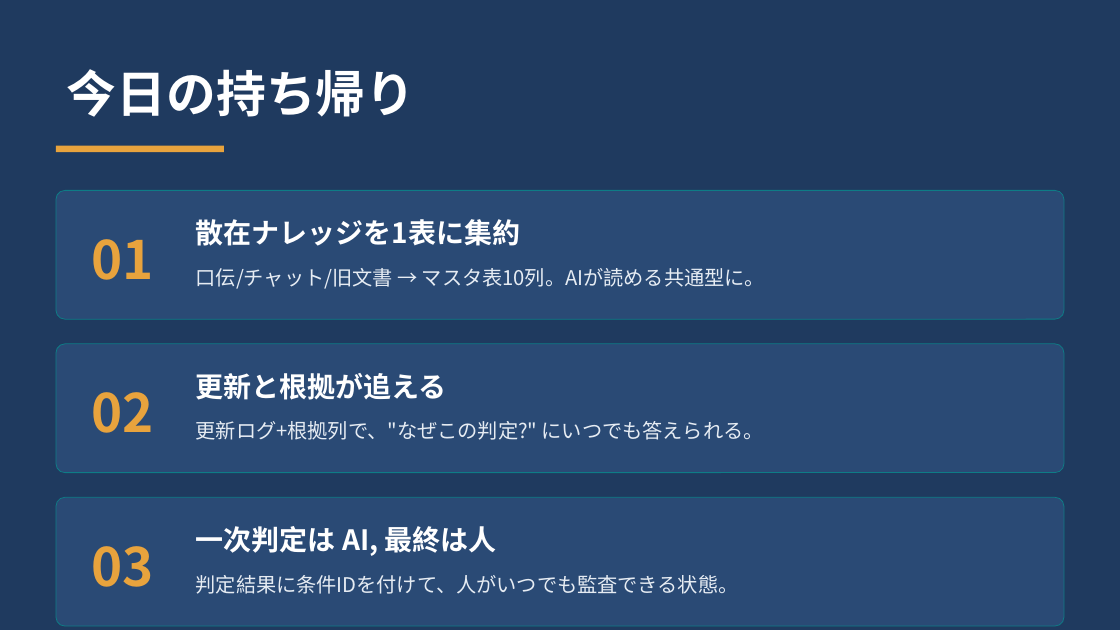
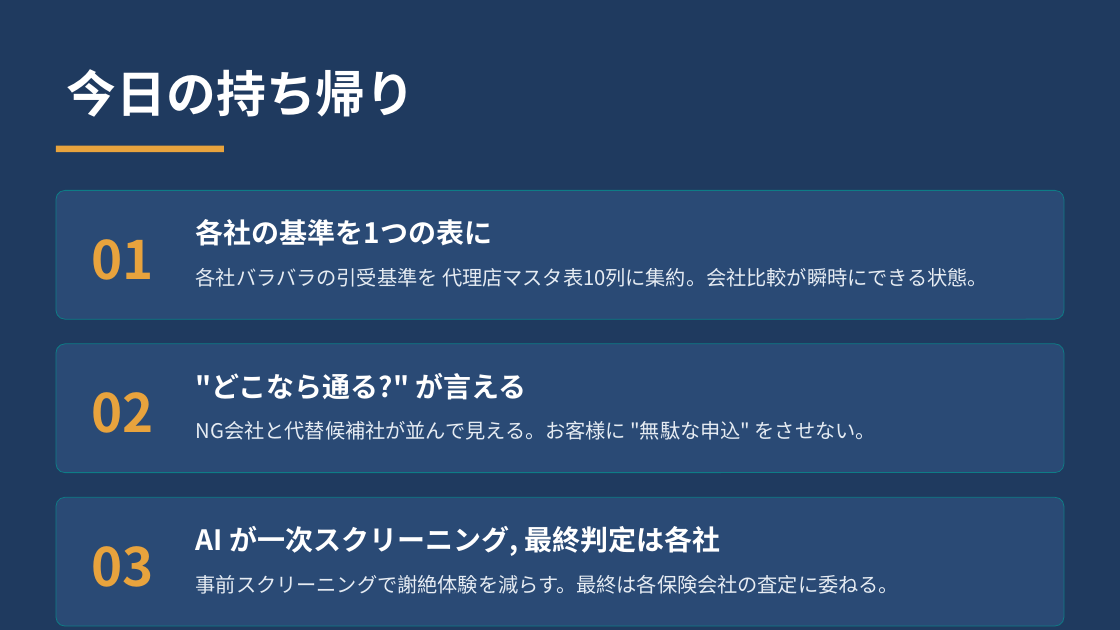
Before and after one commit to kana-story-321/github.io, a slide deck: slide 8 of lecture_pptx/out/s15/ワーク01.pptx. Drawn at 1120x630 pixels with LibreOffice and Linux fonts; fonts in the diff are those of the drawing. Boxes give left, top, right and bottom in pixels: in the first picture for what was removed or moved away, otherwise in the second. Text is boxed around its words. In the diff, an @@ line names an element or a change of style, - is before the commit and + after.

```diff
--- a/lecture_pptx/out/s15/ワーク01.pptx
+++ b/lecture_pptx/out/s15/ワーク01.pptx
@@ text at (196, 219, 493, 246): text changed @@
-散在ナレッジを1表に集約
+各社の基準を1つの表に
@@ text at (196, 268, 988, 287): text changed @@
-口伝/チャット/旧文書 → マスタ表10列。AIが読める共通型に。
+各社バラバラの引受基準を 代理店マスタ表10列に集約。会社比較が瞬時にできる状態。
@@ text at (196, 373, 527, 400): text changed @@
-更新と根拠が追える
+"どこなら通る?" が言える
@@ text at (196, 421, 876, 440): text changed @@
-更新ログ+根拠列で、"なぜこの判定?" にいつでも答えられる。
+NG会社と代替候補社が並んで見える。お客様に "無駄な申込" をさせない。
@@ text at (196, 526, 721, 556): text changed @@
-一次判定は AI, 最終は人
+AI が一次スクリーニング, 最終判定は各社
@@ text at (196, 575, 899, 594): text changed @@
-判定結果に条件IDを付けて、人がいつでも監査できる状態。
+事前スクリーニングで謝絶体験を減らす。最終は各保険会社の査定に委ねる。
```
Also in this commit, not shown: 7 other slides changed, 19 other files.
